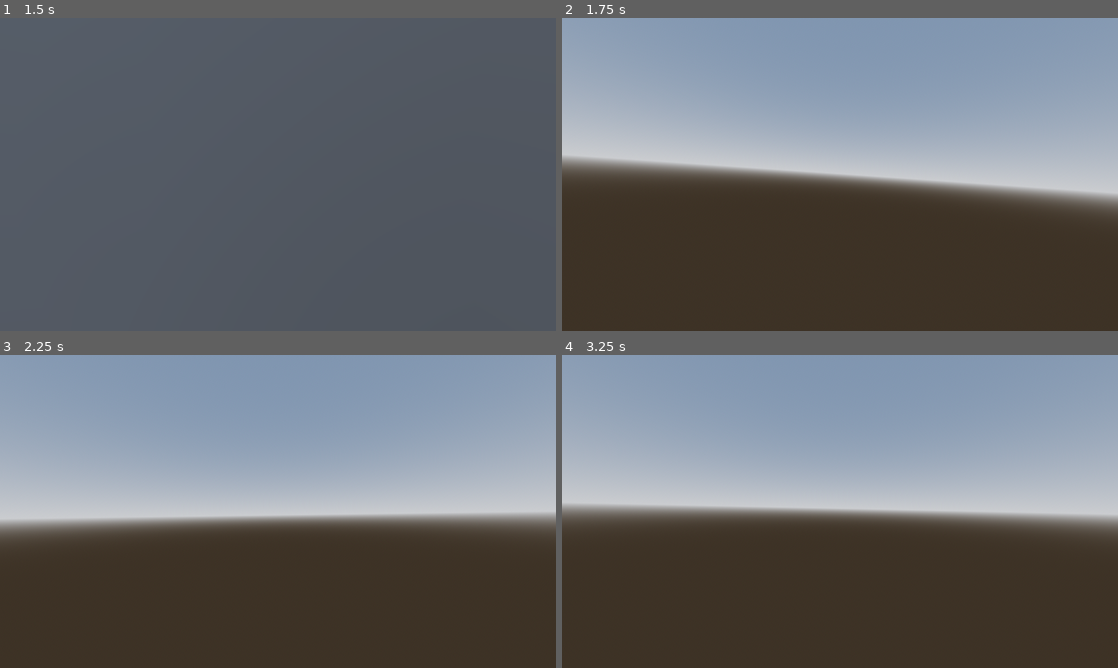
Above: before the commit, frames 1-4 (two rows, left to right).
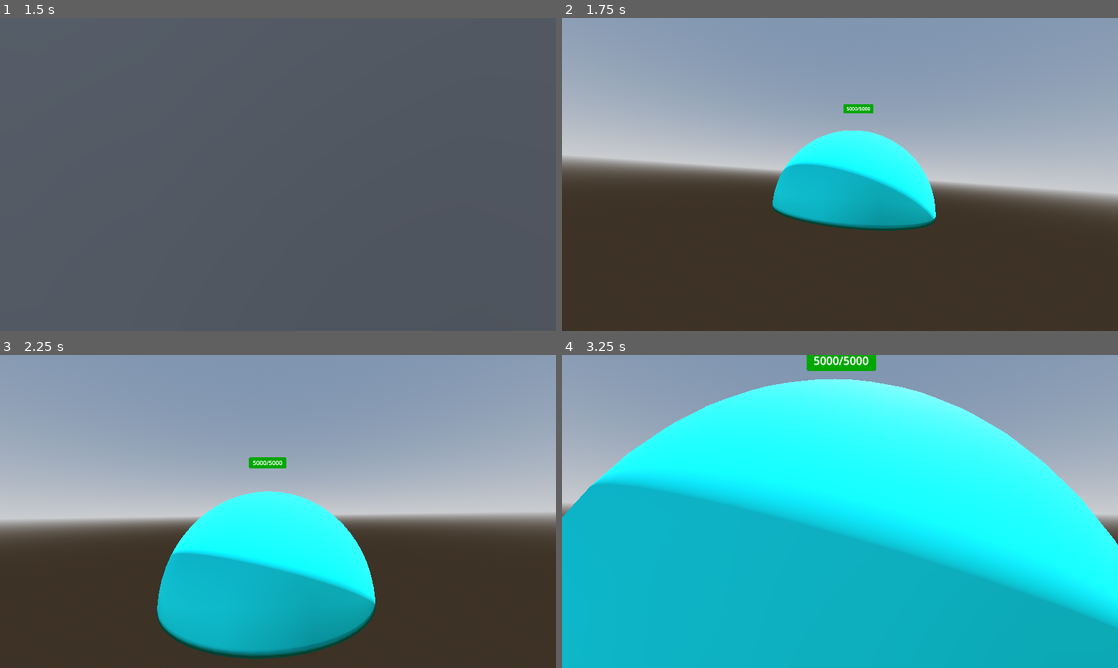
Above: after the commit, the same moments.

Repository: john-mathews/fpstd
Game: Godot game, scene res://level.tscn
Same seed, same stepped clock (60 frames per second), same inputs: the game is played once before the commit and once after it.
Inputs (mouse positions are in pixels of both pictures, inside the frame that each line leads up to):
- Up to frame 1 (1.5 s): move the mouse to (305, 174) at 0.52 s; hold W (move_forward) from 0.53 s (still down); tap Space (jump) at 0.6, 0.77, 1.07 s; move the mouse to (250, 174) at 1.27 s; click (250, 174) at 1.35 s
- Up to frame 2 (1.75 s): keep holding W (move_forward); tap Space (jump) at 1.52, 1.55 s
- Up to frame 3 (2.25 s): keep holding W (move_forward); tap Space (jump) at 1.82 s; move the mouse to (289, 505) at 2.02 s; tap E (weapon_toggle) at 2.1 s
- Up to frame 4 (3.25 s): keep holding W (move_forward); tap Space (jump) at 2.3, 2.85, 3.02 s; move the mouse to (834, 517) at 2.77 s

Frame 1 is identical in both runs. In frame 2, 7.5% of the frame differs, in the area x 37-68%, y 27-68%; in frame 3, 17%; in frame 4, 78%, in the area x 0-100%, y 0-100%.

Commit message:
more restructure and refactoring + health labels

Diff:
--- /dev/null
+++ b/Components/health_component.gd
@@ -0,0 +1,32 @@
+class_name HealthComponent extends RefCounted
+
+signal update_health
+signal kill
+
+var entity_health := 1:
+	get():
+		return entity_health
+	set(value):
+		entity_health = value
+		update_health.emit()
+		if entity_health <= 0:
+			print_debug('kill parent entity')
+			kill.emit()
+
+var max_health := 1
+
+func _init(starting_health: int) -> void:
+	max_health = starting_health
+	entity_health = starting_health
+
+func _update_health(health_change: int) -> void:
+	entity_health += health_change
+
+func heal(heal_amount: int) -> void:
+	_update_health(heal_amount)
+
+func damage(damage_amount: int) -> void:
+	_update_health(-damage_amount)
+
+func full_heal() -> void:
+	entity_health = max_health
--- /dev/null
+++ b/Components/progress_bar_container.gd
@@ -0,0 +1,9 @@
+extends Sprite3D
+
+@onready var progress:= $SubViewport/ProgressBar
+@onready var label := $SubViewport/ProgressBar/Label
+
+func update_health_bar(current_health: int, max_health: int):
+	progress.max_value = max_health
+	progress.value = current_health
+	label.text = str(current_health) + "/" + str(max_health)
--- /dev/null
+++ b/Components/progress_bar_container.tscn
@@ -0,0 +1,40 @@
+[gd_scene load_steps=4 format=3 uid="uid://bi6dvruadhaap"]
+
+[ext_resource type="Script" uid="uid://dma7sgfwt81pl" path="res://Components/progress_bar_container.gd" id="1_mbl35"]
+
+[sub_resource type="ViewportTexture" id="ViewportTexture_y6diu"]
+viewport_path = NodePath("SubViewport")
+
+[sub_resource type="StyleBoxFlat" id="StyleBoxFlat_y6diu"]
+bg_color = Color(0, 0.517647, 0, 1)
+corner_radius_top_left = 5
+corner_radius_top_right = 5
+corner_radius_bottom_right = 5
+corner_radius_bottom_left = 5
+
+[node name="ProgressBarContainer" type="Sprite3D"]
+billboard = 1
+texture = SubResource("ViewportTexture_y6diu")
+script = ExtResource("1_mbl35")
+
+[node name="SubViewport" type="SubViewport" parent="."]
+transparent_bg = true
+size = Vector2i(100, 30)
+
+[node name="ProgressBar" type="ProgressBar" parent="SubViewport"]
+offset_right = 100.0
+offset_bottom = 30.0
+theme_override_styles/fill = SubResource("StyleBoxFlat_y6diu")
+value = 100.0
+show_percentage = false
+
+[node name="Label" type="Label" parent="SubViewport/ProgressBar"]
+layout_mode = 1
+anchors_preset = 15
+anchor_right = 1.0
+anchor_bottom = 1.0
+grow_horizontal = 2
+grow_vertical = 2
+text = "100/100"
+horizontal_alignment = 1
+vertical_alignment = 1
--- /dev/null
+++ b/Entities/Characters/Core/core.tscn
@@ -0,0 +1,38 @@
+[gd_scene load_steps=7 format=3 uid="uid://c3acssfviktb2"]
+
+[ext_resource type="Script" uid="uid://bql681108ghc1" path="res://Entities/Characters/base_character.gd" id="1_qhobl"]
+[ext_resource type="PackedScene" uid="uid://bi6dvruadhaap" path="res://Components/progress_bar_container.tscn" id="2_ax6a5"]
+
+[sub_resource type="SphereShape3D" id="SphereShape3D_a5wrw"]
+radius = 5.0
+
+[sub_resource type="StandardMaterial3D" id="StandardMaterial3D_a5wrw"]
+albedo_color = Color(0, 1, 1, 1)
+
+[sub_resource type="SphereMesh" id="SphereMesh_a5wrw"]
+material = SubResource("StandardMaterial3D_a5wrw")
+radius = 5.0
+height = 5.0
+is_hemisphere = true
+
+[sub_resource type="ViewportTexture" id="ViewportTexture_2p8t5"]
+viewport_path = NodePath("SubViewport")
+
+[node name="Core" type="CharacterBody3D" node_paths=PackedStringArray("health_bar")]
+script = ExtResource("1_qhobl")
+max_health = 5000
+movement_speed = 0
+jump_strength = 0
+max_jumps = 0
+health_bar = NodePath("ProgressBarContainer")
+metadata/_custom_type_script = "uid://bql681108ghc1"
+
+[node name="CollisionShape3D" type="CollisionShape3D" parent="."]
+shape = SubResource("SphereShape3D_a5wrw")
+
+[node name="MeshInstance3D" type="MeshInstance3D" parent="."]
+mesh = SubResource("SphereMesh_a5wrw")
+
+[node name="ProgressBarContainer" parent="." instance=ExtResource("2_ax6a5")]
+transform = Transform3D(2, 0, 0, 0, 2, 0, 0, 0, 2, 0, 6.57649, 0)
+texture = SubResource("ViewportTexture_2p8t5")
--- /dev/null
+++ b/Entities/Characters/Enemy/enemy.tscn
@@ -0,0 +1,30 @@
+[gd_scene load_steps=7 format=3 uid="uid://85rrwq7jwlh6"]
+
+[ext_resource type="Script" uid="uid://bql681108ghc1" path="res://Entities/Characters/base_character.gd" id="1_7k104"]
+[ext_resource type="PackedScene" uid="uid://bi6dvruadhaap" path="res://Components/progress_bar_container.tscn" id="2_5bdg5"]
+
+[sub_resource type="CapsuleShape3D" id="CapsuleShape3D_7xaro"]
+
+[sub_resource type="StandardMaterial3D" id="StandardMaterial3D_7xaro"]
+albedo_color = Color(1, 0, 0, 1)
+
+[sub_resource type="CapsuleMesh" id="CapsuleMesh_7k104"]
+material = SubResource("StandardMaterial3D_7xaro")
+
+[sub_resource type="ViewportTexture" id="ViewportTexture_0ifcb"]
+viewport_path = NodePath("SubViewport")
+
+[node name="Enemy" type="CharacterBody3D" node_paths=PackedStringArray("health_bar")]
+script = ExtResource("1_7k104")
+health_bar = NodePath("ProgressBarContainer")
+metadata/_custom_type_script = "uid://bql681108ghc1"
+
+[node name="CollisionShape3D" type="CollisionShape3D" parent="."]
+shape = SubResource("CapsuleShape3D_7xaro")
+
+[node name="MeshInstance3D" type="MeshInstance3D" parent="."]
+mesh = SubResource("CapsuleMesh_7k104")
+
+[node name="ProgressBarContainer" parent="." instance=ExtResource("2_5bdg5")]
+transform = Transform3D(1, 0, 0, 0, 1, 0, 0, 0, 1, 0, 1.72816, 0)
+texture = SubResource("ViewportTexture_0ifcb")
--- a/Entities/player.tscn
+++ b/Entities/Characters/Player/player.tscn
@@ -1,6 +1,6 @@
 [gd_scene load_steps=5 format=3 uid="uid://rnil3vsuysxu"]
 
-[ext_resource type="Script" uid="uid://mxkd6oeusiyl" path="res://Entities/player.gd" id="1_4flbx"]
+[ext_resource type="Script" uid="uid://mxkd6oeusiyl" path="res://Entities/Characters/Player/player.gd" id="1_4flbx"]
 
 [sub_resource type="CapsuleShape3D" id="CapsuleShape3D_sh265"]
 
--- /dev/null
+++ b/Entities/Characters/Tower/tower.tscn
@@ -0,0 +1,36 @@
+[gd_scene load_steps=7 format=3 uid="uid://d4ll4pfv5xrmf"]
+
+[ext_resource type="Script" uid="uid://bql681108ghc1" path="res://Entities/Characters/base_character.gd" id="1_k1sas"]
+[ext_resource type="PackedScene" uid="uid://bi6dvruadhaap" path="res://Components/progress_bar_container.tscn" id="2_1bsqw"]
+
+[sub_resource type="BoxShape3D" id="BoxShape3D_dnc73"]
+size = Vector3(1, 3, 1)
+
+[sub_resource type="StandardMaterial3D" id="StandardMaterial3D_vedim"]
+albedo_color = Color(1, 1, 0, 1)
+
+[sub_resource type="BoxMesh" id="BoxMesh_vedim"]
+material = SubResource("StandardMaterial3D_vedim")
+size = Vector3(2, 5, 2)
+
+[sub_resource type="ViewportTexture" id="ViewportTexture_dhi48"]
+viewport_path = NodePath("SubViewport")
+
+[node name="Tower" type="CharacterBody3D" node_paths=PackedStringArray("health_bar")]
+script = ExtResource("1_k1sas")
+max_health = 500
+movement_speed = 0
+jump_strength = 0
+max_jumps = 0
+health_bar = NodePath("ProgressBarContainer")
+metadata/_custom_type_script = "uid://bql681108ghc1"
+
+[node name="CollisionShape3D" type="CollisionShape3D" parent="."]
+shape = SubResource("BoxShape3D_dnc73")
+
+[node name="MeshInstance3D" type="MeshInstance3D" parent="."]
+mesh = SubResource("BoxMesh_vedim")
+
+[node name="ProgressBarContainer" parent="." instance=ExtResource("2_1bsqw")]
+transform = Transform3D(1, 0, 0, 0, 1, 0, 0, 0, 1, 0, 3.75342, 0)
+texture = SubResource("ViewportTexture_dhi48")
--- /dev/null
+++ b/Entities/Characters/base_character.gd
@@ -0,0 +1,47 @@
+class_name BaseCharacter extends CharacterBody3D
+
+@export_subgroup("Health")
+@export var max_health := 100
+var current_health: int:
+	get():
+		if health_component != null:
+			return health_component.entity_health
+		else:
+			print_debug('no health component')
+			return 1
+
+@export_subgroup("Movement")
+@export var movement_speed := 5
+@export var jump_strength := 8
+@export var max_jumps := 1
+
+@export_subgroup("Nodes")
+#This is type node so that it can be a Sprite3d for towers, enemies, core
+#But can be a ui element for player.
+#update_health_bar func required
+@export var health_bar : Node
+
+var health_component : HealthComponent
+
+func _init() -> void:
+	health_component = HealthComponent.new(max_health)
+	health_component.connect('update_health', _update_health)
+	health_component.connect('kill', _die)
+
+func _ready() -> void:
+	if health_bar != null && health_bar.has_method('update_health_bar'):
+		health_bar.update_health_bar(max_health, max_health)
+
+func _update_health() -> void:
+	if health_bar != null && health_bar.has_method('update_health_bar'):
+		health_bar.update_health_bar(current_health, max_health)
+
+func _die() -> void:
+	print('oh no %s died' % name)
+	queue_free()
+
+func take_damage(damage_amount: int) -> void:
+	health_component.damage(damage_amount)
+
+func heal(heal_amount: int) -> void:
+	health_component.heal(heal_amount)
--- a/Entities/base_character.gd
+++ /dev/null
@@ -1,10 +0,0 @@
-class_name BaseCharacter extends CharacterBody3D
-
-@export_subgroup("Health")
-@export var max_health := 100
-@export var current_health := 100
-
-@export_subgroup("Movement")
-@export var movement_speed := 5
-@export var jump_strength := 8
-@export var max_jumps := 1
--- a/Entities/core.tscn
+++ /dev/null
@@ -1,30 +0,0 @@
-[gd_scene load_steps=5 format=3 uid="uid://c3acssfviktb2"]
-
-[ext_resource type="Script" uid="uid://bql681108ghc1" path="res://Entities/base_character.gd" id="1_qhobl"]
-
-[sub_resource type="SphereShape3D" id="SphereShape3D_a5wrw"]
-radius = 3.0
-
-[sub_resource type="StandardMaterial3D" id="StandardMaterial3D_a5wrw"]
-albedo_color = Color(0, 1, 1, 1)
-
-[sub_resource type="SphereMesh" id="SphereMesh_a5wrw"]
-material = SubResource("StandardMaterial3D_a5wrw")
-radius = 3.0
-height = 3.0
-is_hemisphere = true
-
-[node name="Core" type="CharacterBody3D"]
-script = ExtResource("1_qhobl")
-max_health = 5000
-current_health = 5000
-movement_speed = 0
-jump_strength = 0
-max_jumps = 0
-metadata/_custom_type_script = "uid://bql681108ghc1"
-
-[node name="CollisionShape3D" type="CollisionShape3D" parent="."]
-shape = SubResource("SphereShape3D_a5wrw")
-
-[node name="MeshInstance3D" type="MeshInstance3D" parent="."]
-mesh = SubResource("SphereMesh_a5wrw")
--- a/Entities/enemy.tscn
+++ /dev/null
@@ -1,21 +0,0 @@
-[gd_scene load_steps=5 format=3 uid="uid://85rrwq7jwlh6"]
-
-[ext_resource type="Script" uid="uid://bql681108ghc1" path="res://Entities/base_character.gd" id="1_7k104"]
-
-[sub_resource type="CapsuleShape3D" id="CapsuleShape3D_7xaro"]
-
-[sub_resource type="StandardMaterial3D" id="StandardMaterial3D_7xaro"]
-albedo_color = Color(1, 0, 0, 1)
-
-[sub_resource type="CapsuleMesh" id="CapsuleMesh_7k104"]
-material = SubResource("StandardMaterial3D_7xaro")
-
-[node name="Enemy" type="CharacterBody3D"]
-script = ExtResource("1_7k104")
-metadata/_custom_type_script = "uid://bql681108ghc1"
-
-[node name="CollisionShape3D" type="CollisionShape3D" parent="."]
-shape = SubResource("CapsuleShape3D_7xaro")
-
-[node name="MeshInstance3D" type="MeshInstance3D" parent="."]
-mesh = SubResource("CapsuleMesh_7k104")
--- a/Entities/tower.tscn
+++ /dev/null
@@ -1,28 +0,0 @@
-[gd_scene load_steps=5 format=3 uid="uid://d4ll4pfv5xrmf"]
-
-[ext_resource type="Script" uid="uid://bql681108ghc1" path="res://Entities/base_character.gd" id="1_k1sas"]
-
-[sub_resource type="BoxShape3D" id="BoxShape3D_dnc73"]
-size = Vector3(1, 3, 1)
-
-[sub_resource type="StandardMaterial3D" id="StandardMaterial3D_vedim"]
-albedo_color = Color(1, 1, 0, 1)
-
-[sub_resource type="BoxMesh" id="BoxMesh_vedim"]
-material = SubResource("StandardMaterial3D_vedim")
-size = Vector3(1, 3, 1)
-
-[node name="Tower" type="CharacterBody3D"]
-script = ExtResource("1_k1sas")
-max_health = 500
-current_health = 500
-movement_speed = 0
-jump_strength = 0
-max_jumps = 0
-metadata/_custom_type_script = "uid://bql681108ghc1"
-
-[node name="CollisionShape3D" type="CollisionShape3D" parent="."]
-shape = SubResource("BoxShape3D_dnc73")
-
-[node name="MeshInstance3D" type="MeshInstance3D" parent="."]
-mesh = SubResource("BoxMesh_vedim")
--- a/level.tscn
+++ b/level.tscn
@@ -1,8 +1,9 @@
-[gd_scene load_steps=8 format=3 uid="uid://d1bj4kjlccwx4"]
+[gd_scene load_steps=9 format=3 uid="uid://d1bj4kjlccwx4"]
 
-[ext_resource type="PackedScene" uid="uid://d4ll4pfv5xrmf" path="res://Entities/tower.tscn" id="1_oi3di"]
-[ext_resource type="PackedScene" uid="uid://rnil3vsuysxu" path="res://Entities/player.tscn" id="1_u52ul"]
-[ext_resource type="PackedScene" uid="uid://85rrwq7jwlh6" path="res://Entities/enemy.tscn" id="2_vonw3"]
+[ext_resource type="PackedScene" uid="uid://d4ll4pfv5xrmf" path="res://Entities/Characters/Tower/tower.tscn" id="1_oi3di"]
+[ext_resource type="PackedScene" uid="uid://rnil3vsuysxu" path="res://Entities/Characters/Player/player.tscn" id="1_u52ul"]
+[ext_resource type="PackedScene" uid="uid://85rrwq7jwlh6" path="res://Entities/Characters/Enemy/enemy.tscn" id="2_vonw3"]
+[ext_resource type="PackedScene" uid="uid://c3acssfviktb2" path="res://Entities/Characters/Core/core.tscn" id="4_0b4ue"]
 
 [sub_resource type="ProceduralSkyMaterial" id="ProceduralSkyMaterial_u52ul"]
 sky_horizon_color = Color(0.662243, 0.671743, 0.686743, 1)
@@ -52,7 +53,7 @@
 size = Vector3(6.46362, 5.71066, 1)
 
 [node name="Tower" parent="." instance=ExtResource("1_oi3di")]
-transform = Transform3D(1, 0, 0, 0, 1, 0, 0, 0, 1, 0, 1.39668, 5.00953)
+transform = Transform3D(1, 0, 0, 0, 1, 0, 0, 0, 1, 0, 2.32358, 5.00953)
 
 [node name="Player" parent="." instance=ExtResource("1_u52ul")]
 transform = Transform3D(1, 0, 0, 0, 1, 0, 0, 0, 1, 0, 1.28485, 0)
@@ -60,3 +61,6 @@
 
 [node name="Enemy" parent="." instance=ExtResource("2_vonw3")]
 transform = Transform3D(1, 0, 0, 0, 1, 0, 0, 0, 1, 0, 1.31842, 12.7565)
+
+[node name="Core" parent="." instance=ExtResource("4_0b4ue")]
+transform = Transform3D(1, 0, 0, 0, 1, 0, 0, 0, 1, 0, -0.250939, -18.0326)
Not shown, added: Components/health_component.gd.uid
Not shown, added: Components/progress_bar_container.gd.uid
Renamed: Entities/player.gd -> Entities/Characters/Player/player.gd
Renamed: Entities/player.gd.uid -> Entities/Characters/Player/player.gd.uid
Renamed: Entities/base_character.gd.uid -> Entities/Characters/base_character.gd.uid
